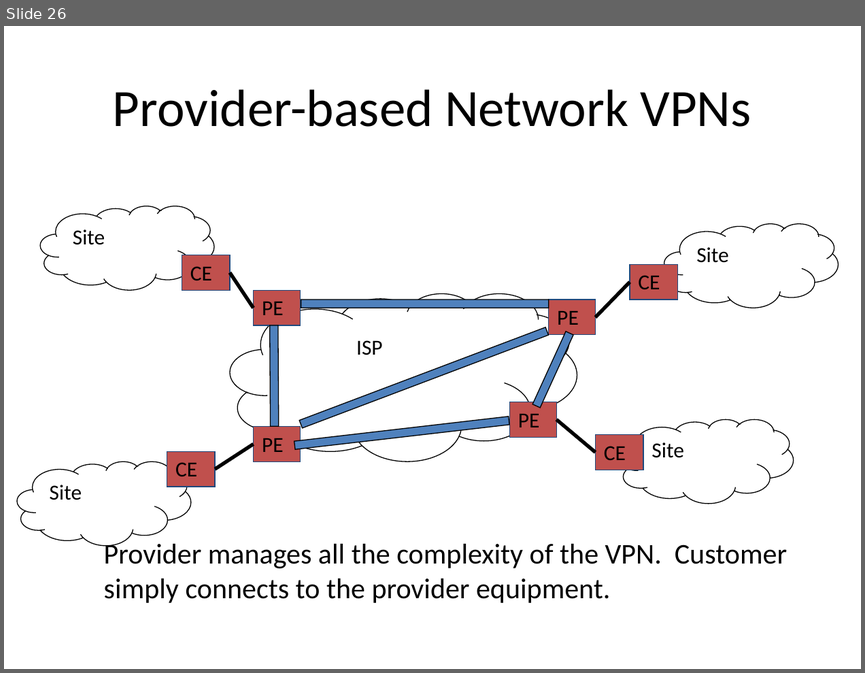
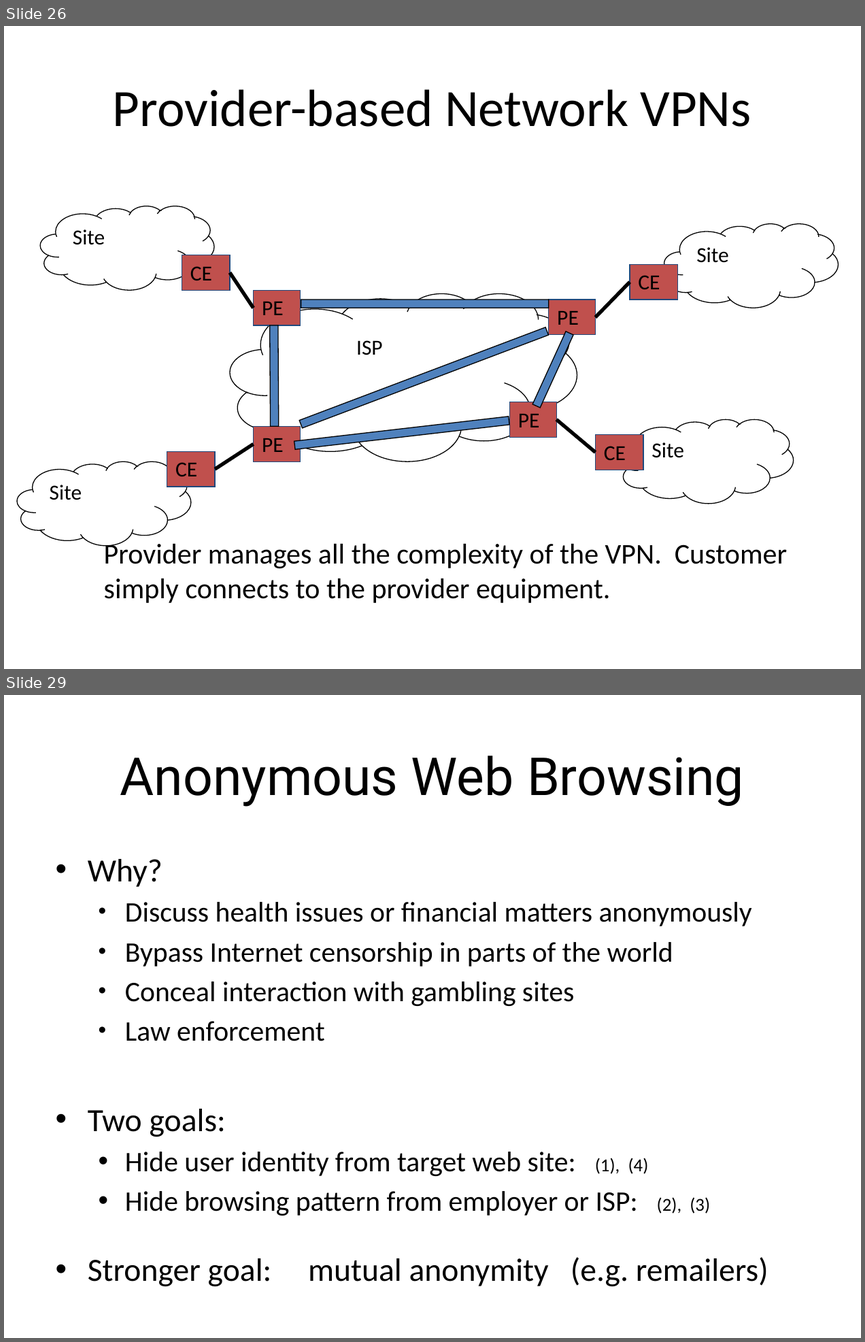
Before and after one commit to noise-lab/security-course, a slide deck: fall2016/lectures/18-IDS-VPN.pptx. Shown one above the other, each under a label of ours: slide 26 before the commit, slides 26 and 29 after it; the slides between them are not shown. The pictures are 865x673 and 865x1342 pixels, drawn with LibreOffice and Linux fonts; fonts in the diff are those of the drawing. Boxes give left, top, right and bottom in pixels: in the first picture for what was removed or moved away, otherwise in the second. Text is boxed around its words. In the diff, an @@ line names an element or a change of style, - is before the commit and + after.

```diff
--- a/fall2016/lectures/18-IDS-VPN.pptx
+++ b/fall2016/lectures/18-IDS-VPN.pptx
@@ slide 29 added at box(4, 695, 861, 1338), background #FFFFFF @@
@@ title added at box(120, 756, 744, 807), 44 pt, text #000000 @@
+Anonymous Web Browsing
@@ text added at box(88, 859, 768, 1287), 23.8 pt, text #000000 @@
+• Why?
+  • Discuss health issues or financial matters anonymously
+  • Bypass Internet censorship in parts of the world
+  • Conceal interaction with gambling sites
+  • Law enforcement
+• Two goals:
+  • Hide user identity from target web site: (1), (4)
+  • Hide browsing pattern from employer or ISP: (2), (3)
+• Stronger goal: mutual anonymity (e.g. remailers)
```
Also in this commit, not shown: 10 slides changed, 42 other slides added, 1 slide removed, 8 other files.
